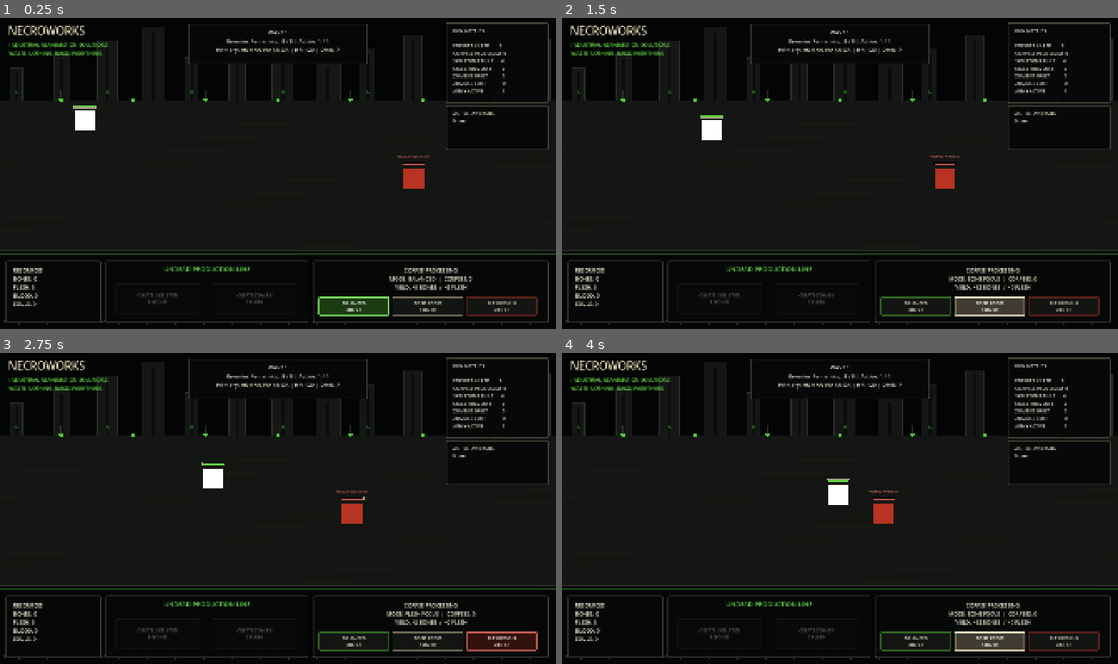
Above: before the commit, frames 1-4 (two rows, left to right).
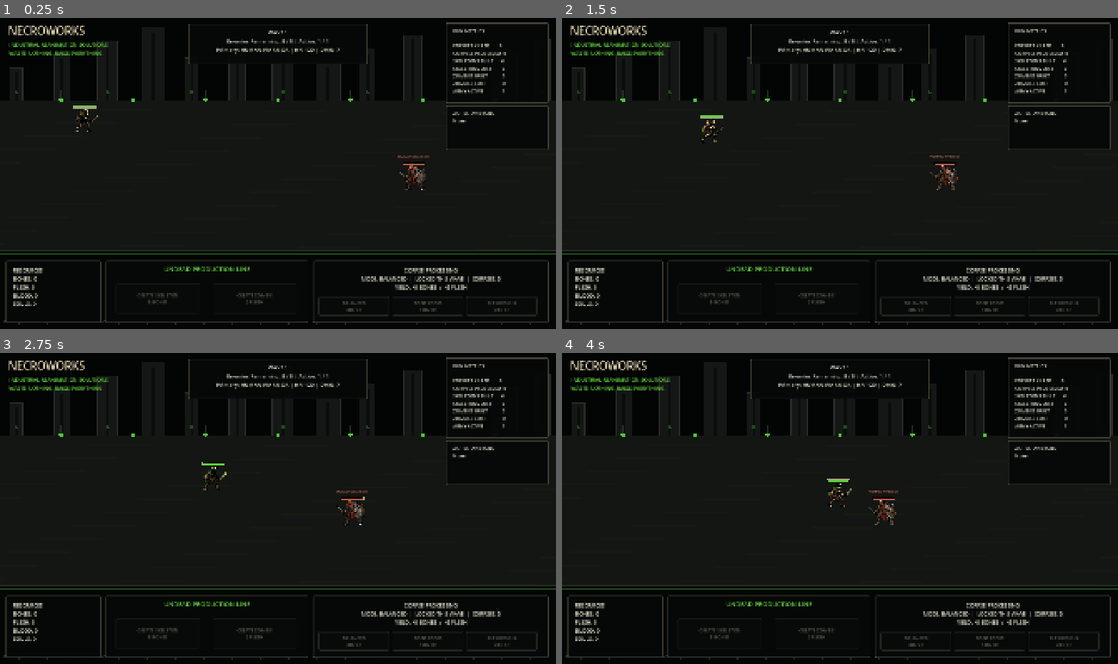
Above: after the commit, the same moments.

Repository: luizfelippe-dev/NecroWorks
Game: Godot game, scene res://main.tscn
Same seed, same stepped clock (60 frames per second), same inputs: the game is played once before the commit and once after it.
Inputs (mouse positions are in pixels of both pictures, inside the frame that each line leads up to):
- Up to frame 1 (0.25 s): no input
- Up to frame 2 (1.5 s): click (917, 307) at 0.5 s, where only the run before the commit has a clickable "BALANCED 8B / 2F"; click (990, 307) at 1.25 s, where only the run before the commit has a clickable "BONE FOCUS 12B / 0F"
- Up to frame 3 (2.75 s): click (500, 642) at 2 s, where only the run before the commit has a clickable "FLESH FOCUS 2B / 6F"
- Up to frame 4 (4 s): click (917, 642) at 2.75 s, where only the run before the commit has a clickable "BALANCED 8B / 2F"; click (990, 642) at 3.5 s, where only the run before the commit has a clickable "BONE FOCUS 12B / 0F"

The runs differ from the first frame. In frame 1, 2.2% of the frame differs, in the area x 13-97%, y 29-96%; in frame 2, 2.4%; in frame 3, 2.2%; in frame 4, 2.4%, in the area x 47-97%, y 41-96%.

Commit message:
feat: replace unit placeholders with sprites
Add transparent prototype sprites for Skeleton, Zombie, Human Warrior, Mage, Elf and The Foreman, expose base visuals in editable scenes, and centralize runtime texture selection.

Lock processing directives per wave, optimize sprite imports, remove square debug rendering, reorganize visual scripts, add persistent visual/economy coverage, and document the Factory automation roadmap.

Diff:
--- a/enemy.tscn
+++ b/enemy.tscn
@@ -1,3 +1,10 @@
-[gd_scene format=3 uid="uid://cm4q4sl2bv5xq"]
+[gd_scene load_steps=2 format=3 uid="uid://cm4q4sl2bv5xq"]
+
+[ext_resource type="Texture2D" path="res://assets/sprites/units/human_warrior_prototype.png" id="1_sprite"]
 
 [node name="Enemy" type="Node2D" unique_id=89982878]
+
+[node name="UnitSprite" type="Sprite2D" parent="."]
+z_index = 10
+texture = ExtResource("1_sprite")
+scale = Vector2(0.2207, 0.2207)
--- a/main.gd
+++ b/main.gd
@@ -39,6 +39,9 @@
 const PROCESSING_DIRECTIVE_POLICY: Script = preload(
 	"res://scripts/economy/processing_directive_policy.gd"
 )
+const UNIT_SPRITE_CATALOG: Script = preload(
+	"res://scripts/visual/unit_sprite_catalog.gd"
+)
 
 
 # =========================================================
@@ -105,7 +108,8 @@
 
 	ensure_unit_visual(
 		new_zombie,
-		ZOMBIE_COLOR
+		ZOMBIE_COLOR,
+		"zombie"
 	)
 
 
@@ -308,6 +312,7 @@
 const ELITE_ENEMY_COLOR: Color = Color(0.55, 0.05, 0.15, 1.0)
 
 const UNIT_SIZE: float = 70.0
+const UNIT_SPRITE_HEIGHT: float = 96.0
 
 
 # =========================================================
@@ -377,6 +382,7 @@
 const PROCESSING_FLESH_FOCUS: String = PROCESSING_DIRECTIVE_POLICY.FLESH_FOCUS
 
 var processing_directive: String = PROCESSING_BALANCED
+var processing_directive_locked: bool = true
 var corpses_processed_by_directive: Dictionary = {
 	PROCESSING_BALANCED: 0,
 	PROCESSING_BONE_FOCUS: 0,
@@ -493,6 +499,7 @@
 const BOSS_HP: int = 2200
 const BOSS_DAMAGE: int = 28
 const BOSS_SIZE: float = 140.0
+const BOSS_SPRITE_HEIGHT: float = 168.0
 
 const BOSS_SPECIAL_ATTACK_INTERVAL: float = 4.0
 const BOSS_SPECIAL_ATTACK_TARGETS: int = 6
@@ -720,7 +727,8 @@
 
 	ensure_unit_visual(
 		initial_skeleton,
-		SKELETON_COLOR
+		SKELETON_COLOR,
+		"skeleton"
 	)
 
 	register_skeleton(
@@ -1131,6 +1139,7 @@
 
 	wave_in_progress = true
 	wave_transition_in_progress = false
+	set_processing_directive_locked(true)
 
 
 	print("")
@@ -1496,7 +1505,8 @@
 	)
 	ensure_unit_visual(
 		new_enemy,
-		visual_color
+		visual_color,
+		archetype_id
 	)
 
 
@@ -2470,6 +2480,7 @@
 
 		wave_in_progress = false
 		wave_transition_in_progress = true
+		set_processing_directive_locked(false)
 
 
 		print("")
@@ -2588,41 +2599,10 @@
 		return
 
 
-	var visual_node: Node = (
-		target_enemy.get_node_or_null(
-			"DebugVisual"
-		)
-	)
-
-
-	var visual: Polygon2D = (
-		visual_node as Polygon2D
-	)
-
-
-	if visual == null:
-		return
-
-
-	var target_size: float = UNIT_SIZE
-
-
-	if boss_active:
-		target_size = BOSS_SIZE
-
-
-	var half_size: float = (
-		target_size / 2.0
-	)
-
-
-	visual.polygon = PackedVector2Array(
-		[
-			Vector2(-half_size, -half_size),
-			Vector2(half_size, -half_size),
-			Vector2(half_size, half_size),
-			Vector2(-half_size, half_size)
-		]
+	configure_unit_sprite(
+		target_enemy,
+		str(enemy_types.get(target_enemy, "human_warrior")),
+		BOSS_SPRITE_HEIGHT if boss_active else UNIT_SPRITE_HEIGHT
 	)
 
 
@@ -2790,6 +2770,12 @@
 		return
 
 
+	if processing_directive_locked:
+		print("PROCESSING DIRECTIVE LOCKED FOR WAVE ", current_wave)
+		update_processing_directive_buttons()
+		return
+
+
 	processing_directive = directive
 
 
@@ -2809,6 +2795,12 @@
 		"PROCESSING DIRECTIVE: ",
 		get_processing_directive_name()
 	)
+	update_metrics_ui()
+
+
+func set_processing_directive_locked(is_locked: bool) -> void:
+
+	processing_directive_locked = is_locked
 	update_metrics_ui()
 
 
@@ -3053,7 +3045,8 @@
 
 	ensure_unit_visual(
 		new_skeleton,
-		SKELETON_COLOR
+		SKELETON_COLOR,
+		"skeleton"
 	)
 
 
@@ -3109,76 +3102,46 @@
 
 func ensure_unit_visual(
 	unit: Node2D,
-	color: Color
+	color: Color,
+	visual_id: String
 ) -> void:
 
-	var existing_node: Node = (
-		unit.get_node_or_null(
-			"DebugVisual"
-		)
-	)
-
-
-	if existing_node != null:
-
-		var existing_visual: Polygon2D = (
-			existing_node as Polygon2D
-		)
-
-
-		if existing_visual != null:
-
-			existing_visual.color = color
-
-
-		return
-
-
-	var visual: Polygon2D = Polygon2D.new()
-
-	visual.name = "DebugVisual"
-
-	visual.color = color
-
-	visual.z_index = 10
-
-
-	var half_size: float = (
-		UNIT_SIZE / 2.0
-	)
-
-
-	var points: PackedVector2Array = PackedVector2Array(
-		[
-			Vector2(
-				-half_size,
-				-half_size
-			),
-
-			Vector2(
-				half_size,
-				-half_size
-			),
-
-			Vector2(
-				half_size,
-				half_size
-			),
-
-			Vector2(
-				-half_size,
-				half_size
-			)
-		]
-	)
-
-
-	visual.polygon = points
-
-
-	unit.add_child(
-		visual
-	)
+	unit.set_meta("visual_accent", color)
+	configure_unit_sprite(
+		unit,
+		visual_id,
+		BOSS_SPRITE_HEIGHT if visual_id == "foreman" else UNIT_SPRITE_HEIGHT
+	)
+
+
+func configure_unit_sprite(
+	unit: Node2D,
+	visual_id: String,
+	target_height: float
+) -> void:
+
+	var texture: Texture2D = UNIT_SPRITE_CATALOG.get_texture(visual_id)
+
+
+	if texture == null:
+		push_warning("Missing unit sprite for: " + visual_id)
+		return
+
+
+	var sprite: Sprite2D = unit.get_node_or_null("UnitSprite") as Sprite2D
+
+
+	if sprite == null:
+		sprite = Sprite2D.new()
+		sprite.name = "UnitSprite"
+		sprite.z_index = 10
+		unit.add_child(sprite)
+
+
+	sprite.texture = texture
+	var texture_height: float = maxf(float(texture.get_height()), 1.0)
+	var uniform_scale: float = target_height / texture_height
+	sprite.scale = Vector2(uniform_scale, uniform_scale)
 
 
 func ensure_unit_health_bar(
@@ -3262,14 +3225,11 @@
 
 
 	var visual_size: float = UNIT_SIZE
-	var fill_color: Color = Color(0.88, 0.16, 0.10, 1.0)
-	var enemy_visual: Polygon2D = target_enemy.get_node_or_null(
-		"DebugVisual"
-	) as Polygon2D
-
-
-	if enemy_visual != null:
-		fill_color = enemy_visual.color.lightened(0.18)
+	var visual_accent: Color = target_enemy.get_meta(
+		"visual_accent",
+		Color(0.88, 0.16, 0.10, 1.0)
+	) as Color
+	var fill_color: Color = visual_accent.lightened(0.18)
 
 
 	if boss_active:
@@ -5373,6 +5333,10 @@
 		directive_button.button_pressed = (
 			directive_id == processing_directive
 		)
+		directive_button.disabled = (
+			run_finished
+			or processing_directive_locked
+		)
 
 
 func create_stylebox(
@@ -5477,10 +5441,17 @@
 
 	if processing_label != null:
 		var directive_yield: Vector2i = get_processing_yield()
+		var directive_state: String = (
+			"LOCKED THIS WAVE"
+			if processing_directive_locked
+			else "CHOOSE FOR NEXT WAVE"
+		)
 		processing_label.text = (
 			"CORPSE PROCESSING"
 			+ "\nMODE: "
 			+ get_processing_directive_name()
+			+ "  |  "
+			+ directive_state
 			+ "  |  CORPSES: "
 			+ str(corpses.size())
 			+ "\nYIELD: +"
--- a/main.tscn
+++ b/main.tscn
@@ -3,8 +3,7 @@
 [ext_resource type="Script" uid="uid://b45u88lvbum5y" path="res://main.gd" id="1_ig7tw"]
 [ext_resource type="PackedScene" uid="uid://x2jlhh16abtt" path="res://skeleton.tscn" id="2_h2yge"]
 [ext_resource type="PackedScene" uid="uid://cm4q4sl2bv5xq" path="res://enemy.tscn" id="3_1bvp3"]
-[ext_resource type="Script" uid="uid://btvjlbbxr4i1" path="res://placeholder_unit.gd" id="3_lquwl"]
-[ext_resource type="Script" uid="uid://b3mc2xhqnjki0" path="res://industrial_backdrop.gd" id="4_backdrop"]
+[ext_resource type="Script" uid="uid://b3mc2xhqnjki0" path="res://scripts/visual/industrial_backdrop.gd" id="4_backdrop"]
 
 [node name="Main" type="Node2D" unique_id=2065548651]
 script = ExtResource("1_ig7tw")
@@ -24,11 +23,8 @@
 script = ExtResource("4_backdrop")
 
 [node name="Skeleton" parent="." unique_id=494001788 instance=ExtResource("2_h2yge")]
-script = ExtResource("3_lquwl")
 
 [node name="Enemy" parent="." unique_id=1904484668 instance=ExtResource("3_1bvp3")]
-script = ExtResource("3_lquwl")
-unit_color = Color(1, 0, 0, 1)
 
 [node name="BonesLabel" type="Label" parent="." unique_id=444388681]
 offset_left = 40.0
--- a/placeholder_unit.gd
+++ /dev/null
@@ -1,32 +0,0 @@
-@tool
-extends Node2D
-
-@export var unit_color: Color = Color.WHITE:
-	set(value):
-		unit_color = value
-		queue_redraw()
-
-@export var unit_size: Vector2 = Vector2(70.0, 70.0):
-	set(value):
-		unit_size = value
-		queue_redraw()
-
-
-func _ready() -> void:
-	queue_redraw()
-
-
-func _draw() -> void:
-	var rect := Rect2(
-		Vector2(
-			-unit_size.x / 2.0,
-			-unit_size.y / 2.0
-		),
-		unit_size
-	)
-
-	draw_rect(
-		rect,
-		unit_color,
-		true
-	)
--- /dev/null
+++ b/scripts/visual/unit_sprite_catalog.gd
@@ -0,0 +1,38 @@
+extends RefCounted
+
+
+const SKELETON: Texture2D = preload(
+	"res://assets/sprites/units/skeleton_prototype.png"
+)
+const ZOMBIE: Texture2D = preload(
+	"res://assets/sprites/units/zombie_prototype.png"
+)
+const HUMAN_WARRIOR: Texture2D = preload(
+	"res://assets/sprites/units/human_warrior_prototype.png"
+)
+const MAGE: Texture2D = preload(
+	"res://assets/sprites/units/mage_prototype.png"
+)
+const ELF: Texture2D = preload(
+	"res://assets/sprites/units/elf_prototype.png"
+)
+const FOREMAN: Texture2D = preload(
+	"res://assets/sprites/units/foreman_prototype.png"
+)
+
+
+static func get_texture(visual_id: String) -> Texture2D:
+
+	match visual_id:
+		"skeleton":
+			return SKELETON
+		"zombie":
+			return ZOMBIE
+		"mage":
+			return MAGE
+		"elf":
+			return ELF
+		"foreman":
+			return FOREMAN
+		_:
+			return HUMAN_WARRIOR
--- a/skeleton.tscn
+++ b/skeleton.tscn
@@ -1,3 +1,10 @@
-[gd_scene format=3 uid="uid://x2jlhh16abtt"]
+[gd_scene load_steps=2 format=3 uid="uid://x2jlhh16abtt"]
+
+[ext_resource type="Texture2D" path="res://assets/sprites/units/skeleton_prototype.png" id="1_sprite"]
 
 [node name="Skeleton" type="Node2D" unique_id=602521724]
+
+[node name="UnitSprite" type="Sprite2D" parent="."]
+z_index = 10
+texture = ExtResource("1_sprite")
+scale = Vector2(0.1875, 0.1875)
--- a/tests/economy/processing_directive_runner.gd
+++ b/tests/economy/processing_directive_runner.gd
@@ -19,10 +19,11 @@
 	assert(game.get_processing_yield(game.PROCESSING_BONE_FOCUS) == Vector2i(12, 0))
 	assert(game.get_processing_yield(game.PROCESSING_FLESH_FOCUS) == Vector2i(2, 6))
 	assert(game.processing_directive_buttons.size() == 3)
+	assert(game.processing_directive_locked)
 	validate_six_corpse_build_options(game)
 	for directive_button_value: Variant in game.processing_directive_buttons.values():
 		var directive_button: Button = directive_button_value as Button
-		assert(directive_button != null)
+		assert(directive_button != null and directive_button.disabled)
 		assert(
 			directive_button.position.y
 			>= game.processing_label.position.y + game.processing_label.size.y
@@ -30,6 +31,14 @@
 		assert(directive_button.position.x >= 1080.0)
 		assert(directive_button.position.x + directive_button.size.x <= 1895.0)
 		assert(directive_button.position.y + directive_button.size.y <= 1057.0)
+
+
+	game.set_processing_directive(game.PROCESSING_BONE_FOCUS)
+	assert(game.processing_directive == game.PROCESSING_BALANCED)
+	game.set_processing_directive_locked(false)
+	for directive_button_value: Variant in game.processing_directive_buttons.values():
+		var directive_button: Button = directive_button_value as Button
+		assert(directive_button != null and not directive_button.disabled)
 
 
 	process_one_corpse(game, game.PROCESSING_BALANCED, Vector2i(8, 2))
@@ -48,6 +57,10 @@
 	assert("14B / 0F" in game.processing_directive_buttons[game.PROCESSING_BONE_FOCUS].text)
 
 
+	game.set_processing_directive_locked(true)
+	game.set_processing_directive(game.PROCESSING_BALANCED)
+	assert(game.processing_directive == game.PROCESSING_FLESH_FOCUS)
+	game.set_processing_directive_locked(false)
 	game.set_processing_directive(game.PROCESSING_BALANCED)
 	game.finish_run(true)
 	assert("Balanced: 1" in game.run_end_build_label.text)
--- /dev/null
+++ b/tests/visual/unit_sprite_runner.gd
@@ -0,0 +1,50 @@
+extends SceneTree
+
+
+const MAIN_SCENE: PackedScene = preload("res://main.tscn")
+const VISUAL_IDS: Array[String] = [
+	"skeleton",
+	"zombie",
+	"human_warrior",
+	"mage",
+	"elf",
+	"foreman"
+]
+
+
+func _initialize() -> void:
+	call_deferred("run_validation")
+
+
+func run_validation() -> void:
+	var game: Node = MAIN_SCENE.instantiate()
+	root.add_child(game)
+	await process_frame
+	game.set_process(false)
+
+
+	assert(game.initial_skeleton.get_node_or_null("UnitSprite") is Sprite2D)
+	assert(game.initial_enemy.get_node_or_null("UnitSprite") is Sprite2D)
+	assert(game.initial_skeleton.get_node_or_null("DebugVisual") == null)
+	assert(game.initial_enemy.get_node_or_null("DebugVisual") == null)
+
+
+	for visual_id: String in VISUAL_IDS:
+		var unit: Node2D = Node2D.new()
+		game.add_child(unit)
+		game.ensure_unit_visual(unit, Color.WHITE, visual_id)
+		var sprite: Sprite2D = unit.get_node_or_null("UnitSprite") as Sprite2D
+		assert(sprite != null)
+		assert(sprite.texture != null)
+		assert(sprite.texture.get_width() > 0)
+		assert(sprite.texture.get_height() > 0)
+		assert(sprite.texture.get_width() <= 512)
+		assert(sprite.texture.get_height() <= 512)
+		assert(sprite.scale.x > 0.0)
+		assert(is_equal_approx(sprite.scale.x, sprite.scale.y))
+		unit.queue_free()
+
+
+	print("UNIT SPRITE VALIDATION: PASS")
+	game.queue_free()
+	quit()
Binary file added: assets/sprites/units/elf_prototype.png
Not shown, added: assets/sprites/units/elf_prototype.png.import
Binary file added: assets/sprites/units/foreman_prototype.png
Not shown, added: assets/sprites/units/foreman_prototype.png.import
Binary file added: assets/sprites/units/human_warrior_prototype.png
Not shown, added: assets/sprites/units/human_warrior_prototype.png.import
Binary file added: assets/sprites/units/mage_prototype.png
Not shown, added: assets/sprites/units/mage_prototype.png.import
Binary file added: assets/sprites/units/skeleton_prototype.png
Not shown, added: assets/sprites/units/skeleton_prototype.png.import
Binary file added: assets/sprites/units/zombie_prototype.png
Not shown, added: assets/sprites/units/zombie_prototype.png.import
(and 16 more such lines)
